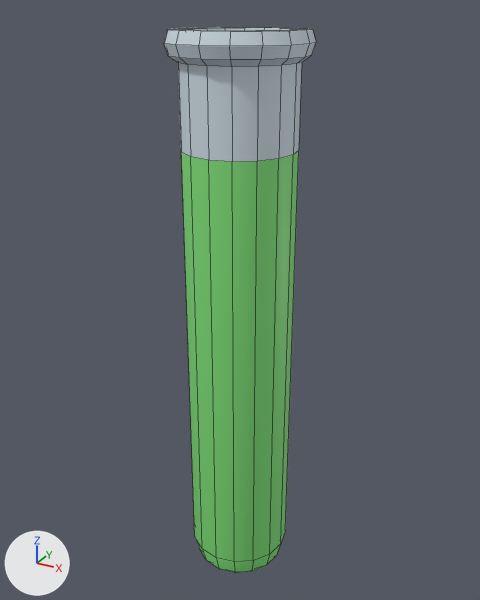
The FBX model Assets/Art/3D Models/vialLarge.fbx as it was, and as the next commit left it.
The view is the same before and after, from a 50 mm lens placed at (0.0851, -0.1545, 0.1727), pointed at (-0.0018, 0.0036, 0.0936). The lights are fixed; the arrows at lower left show +X, +Y and +Z. Mesh edges are drawn as thin lines. Where no turn or scale is listed for an object, it has been applied to the vertices.

In view in the first picture: 'Vial Large'.
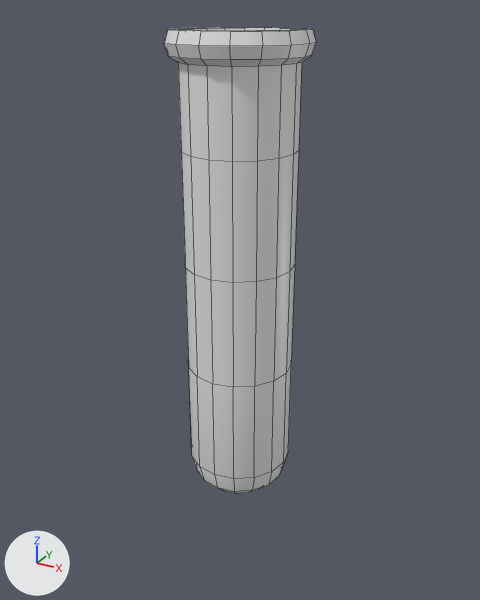
The newer file is also turned or shifted as a whole; pictures and numbers use the older file's frame.

Changed parts and their boxes [x1, y1, x2, y2] in the pictures (480 x 600 px):
'Vial Large', reshaped (14% shorter): before [164, 27, 316, 572]; after [164, 27, 316, 494]
part 1 of me_cylinder_004, built on: before [181, 151, 299, 562]; after [181, 151, 299, 479]
part 2 of me_cylinder_004, recoloured: before [195, 538, 281, 572]; after [192, 455, 287, 494]

Diff of the bpy script that builds the scene:
```diff
--- a/Assets/Art/3D Models/vialLarge.fbx.py
+++ b/Assets/Art/3D Models/vialLarge.fbx.py
@@ mat_m_viallarge_bottomcolor_purple @@
+mat_m_viallarge_bottomcolor_purple = principled_material('M_VialLarge_BottomColor_Purple')
+mat_m_viallarge_bottomcolor_purple.base_color = (0.8, 0.8, 0.8)  # white #e7e7e7
+mat_m_viallarge_bottomcolor_purple.roughness = 0.4
@@ mat_m_viallarge_middlecolor_orange @@
+mat_m_viallarge_middlecolor_orange = principled_material('M_VialLarge_MiddleColor_Orange')
+mat_m_viallarge_middlecolor_orange.base_color = (0.8, 0.8, 0.8)  # white #e7e7e7
+mat_m_viallarge_middlecolor_orange.roughness = 0.4
@@ mat_m_viallarge_topcolor_green @@
+mat_m_viallarge_topcolor_green = principled_material('M_VialLarge_TopColor_Green')
+mat_m_viallarge_topcolor_green.base_color = (0.8, 0.8, 0.8)  # white #e7e7e7
+mat_m_viallarge_topcolor_green.roughness = 0.4
@@ me_cylinder_004 @@
 # used by ob_vial_large; location = (0.0, 0.0, 0.0)
-me_cylinder_004.from_pydata(...)  # 176 vertices, 162 faces; spans x -0.019..0.019, y -0.019..0.019, z 0.001..0.168
+me_cylinder_004.from_pydata(...)  # 208 vertices, 194 faces; spans x -0.019..0.019, y -0.019..0.019, z 0.034..0.168
+# me_cylinder_004 part 1
+# 16 faces are deleted
+# 48 vertices in x -0.016..0.016, y -0.016..0.016, z 0.001..0.011 move by (0.0, 0.0, 0.033)
+# 16 new vertices lie (0.0, 0.0, -0.032) away from vertices in x -0.016..0.016, y -0.016..0.016, z 0.139
+# 16 new vertices lie (0.0, 0.0, 0.032) away from vertices in x -0.016..0.016, y -0.016..0.016, z 0.011
+# 16 new faces join them, mat_m_viallarge_topcolor_green (white #e7e7e7)
+# 16 new faces join them, mat_m_viallarge_bottomcolor_purple (white #e7e7e7)
+# 16 new faces join them, mat_m_viallarge_middlecolor_orange (white #e7e7e7)
+# me_cylinder_004 part 2: 32 faces spanning x -0.016..0.016, y -0.016..0.016, z 0.034..0.044 switch from mat_m_viallarge_green (green #84e77d) to mat_m_viallarge_bottomcolor_purple (white #e7e7e7)
 me_cylinder_004.materials.append(mat_m_viallarge_white)
+me_cylinder_004.materials.append(mat_m_viallarge_topcolor_green)  # white #e7e7e7
+me_cylinder_004.materials.append(mat_m_viallarge_middlecolor_orange)  # white #e7e7e7
```
